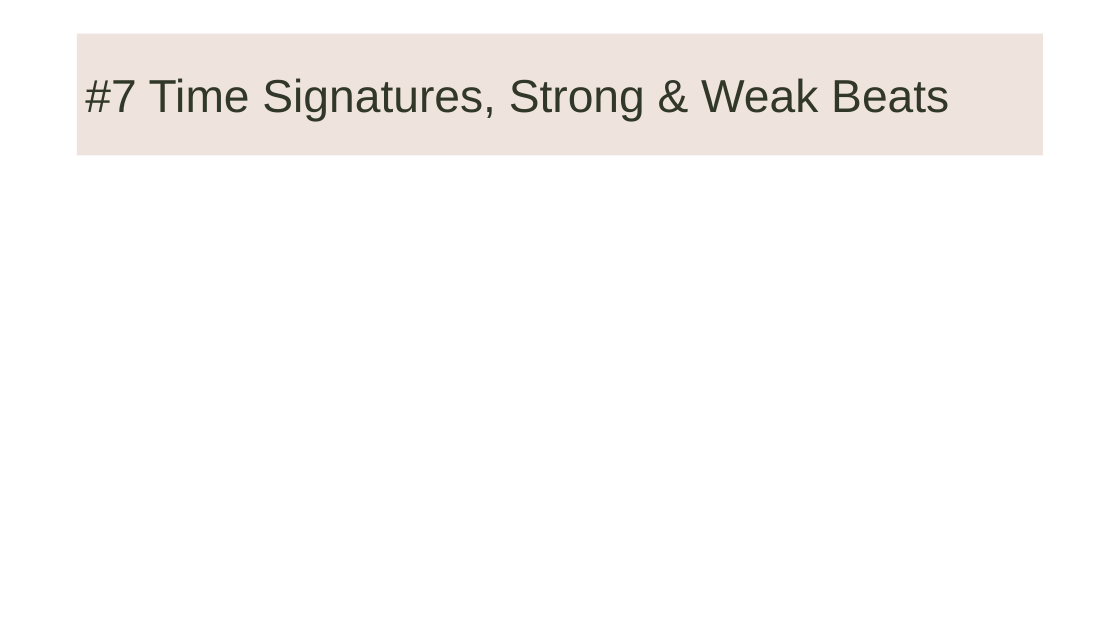
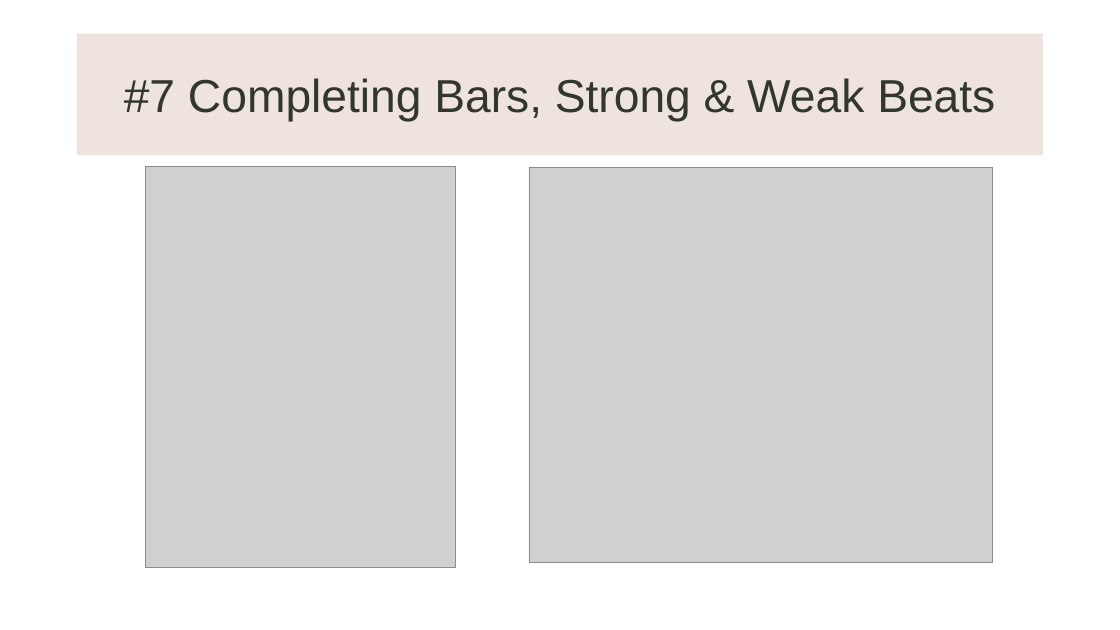
Before and after one commit to KnowledgeMavens/Science-Tech, a slide deck: slide 4 of Music Theory 02-17-18/Music Theory 02-17-18.pptx. Drawn at 1120x630 pixels with LibreOffice and Linux fonts; fonts in the diff are those of the drawing; grey boxes stand for pictures; background and template pictures are left out. Boxes give left, top, right and bottom in pixels: in the first picture for what was removed or moved away, otherwise in the second. Text is boxed around its words. In the diff, an @@ line names an element or a change of style, - is before the commit and + after.

```diff
--- a/Music Theory 02-17-18/Music Theory 02-17-18.pptx
+++ b/Music Theory 02-17-18/Music Theory 02-17-18.pptx
@@ title at bbox=[124, 78, 995, 122]: text changed @@
-#7 Time Signatures, Strong & Weak Beats
+#7 Completing Bars, Strong & Weak Beats
@@ picture added at bbox=[145, 166, 455, 567] @@
@@ picture added at bbox=[529, 168, 993, 563] @@
```
Also in this commit, not shown: 16 other slides changed, 2 slides added, 2 slides removed, 1 other file.
